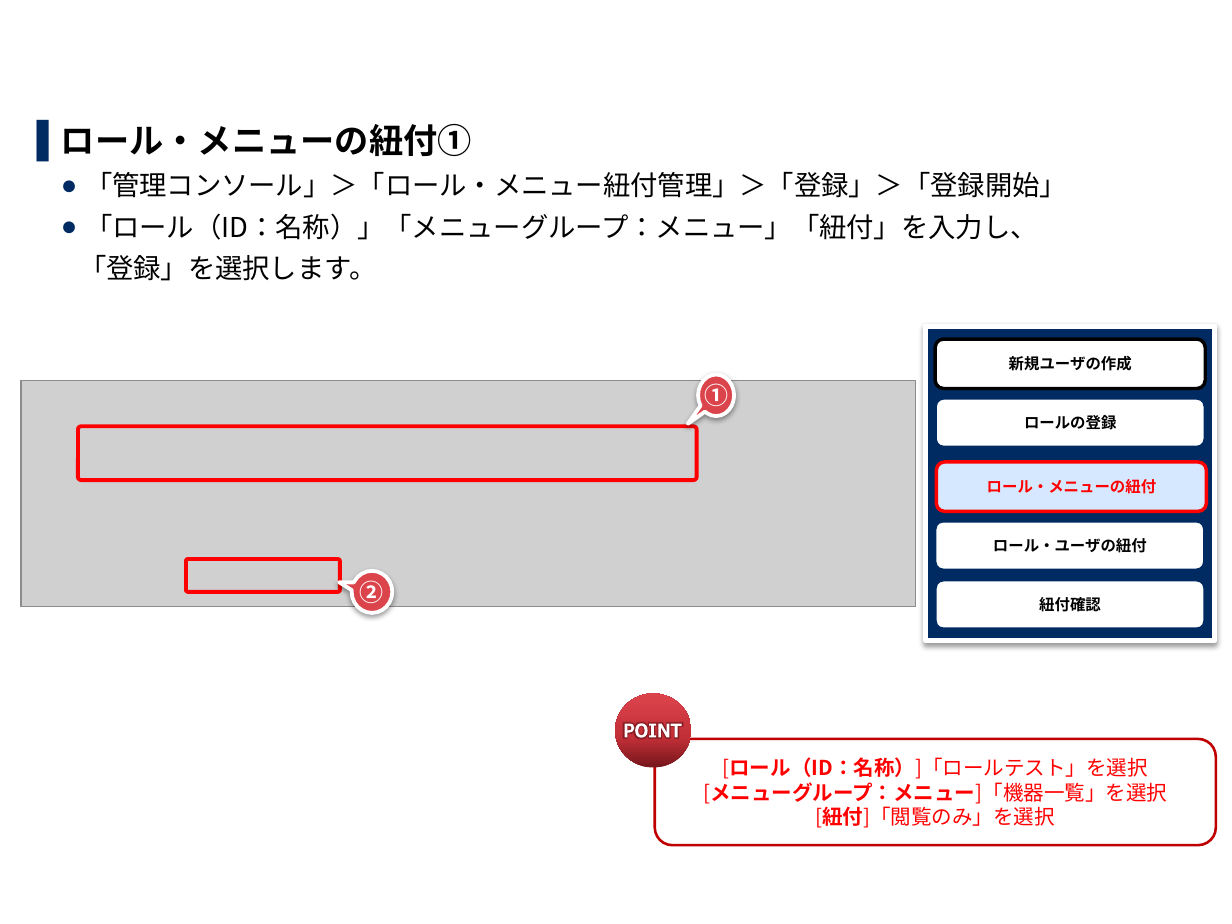
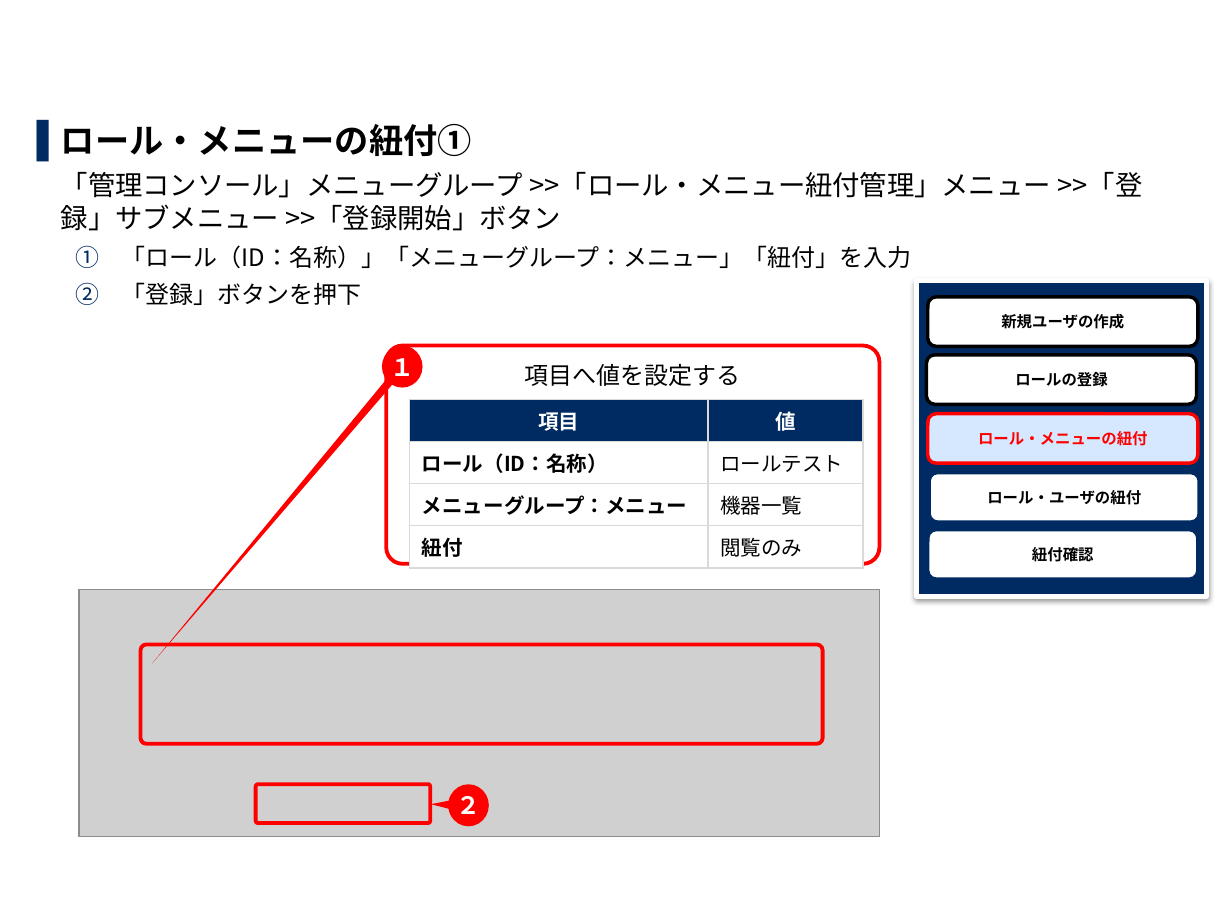
Before and after one commit to exastro-suite/it-automation-docs, a slide deck: slide 9 of asset/Learn_ja/ITA-base_practice_ja.pptx. Drawn at 1232x924 pixels with LibreOffice and Linux fonts; fonts in the diff are those of the drawing; grey boxes stand for pictures; background and template pictures are left out. Boxes give left, top, right and bottom in pixels: in the first picture for what was removed or moved away, otherwise in the second. Text is boxed around its words. In the diff, an @@ line names an element or a change of style, - is before the commit and + after.

```diff
--- a/asset/Learn_ja/ITA-base_practice_ja.pptx
+++ b/asset/Learn_ja/ITA-base_practice_ja.pptx
@@ text at <box>61,172,1143,305</box>: text changed @@
-  ● 「管理コンソール」＞「ロール・メニュー紐付管理」＞「登録」＞「登録開始」
-  ● 「ロール（ID：名称）」「メニューグループ：メニュー」「紐付」を入力し、
-  「登録」を選択します。
+  「管理コンソール」メニューグループ >>「ロール・メニュー紐付管理」メニュー >>「登録」サブメニュー >>「登録開始」ボタン
+    1. 「ロール（ID：名称）」「メニューグループ：メニュー」「紐付」を入力
+    2. 「登録」ボタンを押下
@@ title at <box>75,245,99,305</box>: text changed @@
-2.3 ロール・メニューの紐付 1/2
+2.3 ロール・メニューの紐付 (1/2)
@@ rectangle: place and size @@
-rectangle at <box>925,326,1215,641</box>
+rectangle at <box>917,281,1206,596</box>
@@ rounded rectangle "新規ユーザの作成": place and size @@
-rounded rectangle "新規ユーザの作成" at <box>935,339,1205,388</box>
+rounded rectangle "新規ユーザの作成" at <box>928,297,1198,346</box>
@@ speech bubble "１" at <box>382,345,423,387</box>: fill #DC444C to #FF0000; outline #FFFFFF 2.25 pt to none; shadow off; proportions changed @@
@@ speech bubble "１": place and size @@
-speech bubble "１" at <box>699,375,734,416</box>
+speech bubble "１" at <box>382,345,423,387</box>
@@ rounded rectangle added at <box>387,345,880,563</box>, fill #FFFFFF, outline #FF0000 2.25 pt, 14 pt, text #000000 @@
+項目へ値を設定する
@@ text in speech bubble at <box>390,358,414,376</box>: text changed @@
-①
+１
@@ rounded rectangle "ロールの登録": place and size @@
-rounded rectangle "ロールの登録" at <box>935,398,1205,447</box>
+rounded rectangle "ロールの登録" at <box>926,355,1196,404</box>
@@ rounded rectangle "ロールの登録" at <box>926,355,1196,404</box>: outline #002B62 2 pt to #000000 2 pt @@
@@ table added at <box>410,399,864,561</box>, 4 rows, 2 columns @@
+項目 | 値
+ロール（ID：名称） | ロールテスト
+メニューグループ：メニュー | 機器一覧
+紐付 | 閲覧のみ
@@ rounded rectangle "ロール・メニューの紐付": place and size @@
-rounded rectangle "ロール・メニューの紐付" at <box>936,462,1206,511</box>
+rounded rectangle "ロール・メニューの紐付" at <box>928,414,1198,463</box>
@@ rounded rectangle "ロール・ユーザの紐付": place and size @@
-rounded rectangle "ロール・ユーザの紐付" at <box>935,521,1205,570</box>
+rounded rectangle "ロール・ユーザの紐付" at <box>929,473,1199,522</box>
@@ rounded rectangle "紐付確認": place and size @@
-rounded rectangle "紐付確認" at <box>935,580,1205,630</box>
+rounded rectangle "紐付確認" at <box>928,530,1198,579</box>
@@ picture: place and size @@
-picture at <box>21,381,915,606</box>
+picture at <box>79,589,880,837</box>
@@ rounded rectangle: place and size @@
-rounded rectangle at <box>78,426,696,480</box>
+rounded rectangle at <box>140,644,823,744</box>
@@ ellipse removed at <box>615,694,691,768</box> @@
@@ freeform shape removed at <box>625,723,681,738</box> @@
@@ rounded rectangle removed at <box>655,739,1216,845</box> @@
-[ロール（ID：名称）]「ロールテスト」を選択
-[メニューグループ：メニュー]「機器一覧」を選択
-[紐付]「閲覧のみ」を選択
@@ rounded rectangle: place and size @@
-rounded rectangle at <box>186,559,340,593</box>
+rounded rectangle at <box>256,785,431,823</box>
@@ speech bubble "２": place and size @@
-speech bubble "２" at <box>351,570,392,612</box>
+speech bubble "２" at <box>448,785,489,827</box>
@@ speech bubble "２" at <box>448,785,489,827</box>: fill #DC444C to #FF0000; outline #FFFFFF 2.25 pt to none; shadow off; proportions changed @@
@@ text in speech bubble at <box>456,796,480,814</box>: text changed @@
-②
+２
```
Also in this commit, not shown: 24 other slides changed, 5 other files.
